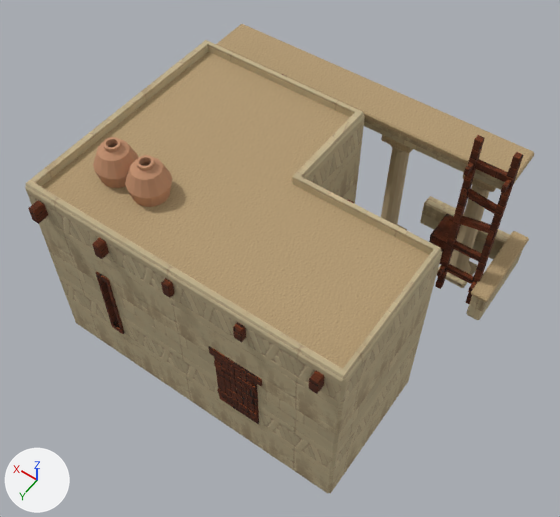
One commit to the glTF model art/source/architecture/house-colonnade.glb: the scene before it, then after it.
One viewpoint serves both versions: a camera (50 mm lens) standing at (-4.57, 6.34, 11.22) and looking at (-0.19, 0.2, 1.58). Lighting does not change. The marker at lower left points along +X, +Y and +Z. The picture after the commit comes second. Vertices at exactly the same position are counted once.

In view in the first picture: 'house-colonnade|3dtextures-aged-wood', 'house-colonnade|3dtextures-dressed-limestone', 'house-colonnade|3dtextures-limestone-coping', 'house-colonnade|fired-clay'.
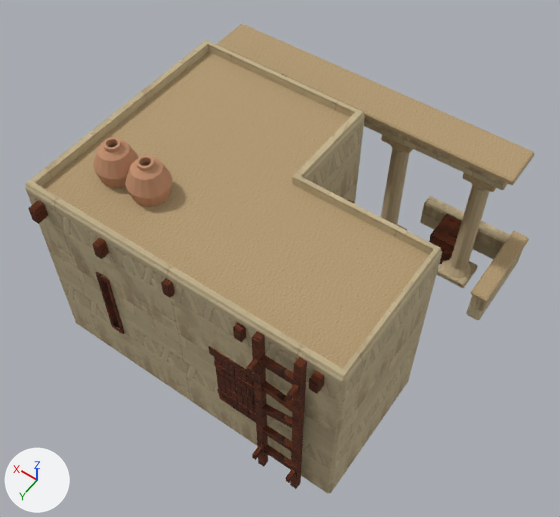
Boxes [x1, y1, x2, y2] around the edits, measured in the pictures (560 x 517 px; the box of a moved part takes in the faces that stretch with it):
'house-colonnade|3dtextures-aged-wood', reshaped (9% narrower, 19% taller): before [28, 74, 523, 424]; after [28, 74, 479, 489]
part 1 of me_building_003_mesh_022, moved or reshaped: before [475, 159, 508, 182]; after [260, 355, 293, 385]
part 2 of me_building_003_mesh_022, moved or reshaped: before [452, 241, 481, 262]; after [263, 425, 292, 451]
part 3 of me_building_003_mesh_022, moved or reshaped: before [446, 264, 474, 284]; after [264, 444, 291, 470]
part 4 of me_building_003_mesh_022, moved or reshaped: before [466, 152, 523, 304]; after [290, 357, 307, 489]
part 5 of me_building_003_mesh_022, moved or reshaped: before [435, 135, 485, 289]; after [252, 331, 268, 467]
part 6 of me_building_003_mesh_022, moved or reshaped: before [464, 162, 474, 176]; after [246, 358, 258, 375]
part 7 of me_building_003_mesh_022, moved or reshaped: before [501, 179, 511, 193]; after [287, 384, 299, 401]
part 8 of me_building_003_mesh_022, moved or reshaped: before [437, 265, 445, 277]; after [252, 446, 262, 460]
part 9 of me_building_003_mesh_022, moved or reshaped: before [468, 281, 477, 293]; after [286, 469, 296, 483]
part 10 of me_building_003_mesh_022, moved or reshaped: before [466, 189, 497, 214]; after [261, 381, 293, 412]
part 11 of me_building_003_mesh_022, moved or reshaped: before [459, 216, 491, 233]; after [262, 404, 292, 428]

The change in detail:
me_building_003_mesh_022 is used by ob_house_colonnade_3dtextures_aged_wood; location (0.0, 0.0, 0.0).
me_building_003_mesh_022 had 1844 vertices, 3266 faces and spanned x -2.79..2.65, y -3.01..2.58, z 0.0..3.57.
me_building_003_mesh_022 now has 1844 vertices, 3266 faces and spans x -2.38..2.65, y -3.01..2.77, z 0.0..3.57.
me_building_003_mesh_022 part 1: the loose piece of 8 vertices spanning x -2.69..-2.19, y -1.98..-1.9, z 3.04..3.16 is moved by (0.59, 4.49, 0.0).
me_building_003_mesh_022 part 2: the loose piece of 8 vertices spanning x -2.69..-2.19, y -1.98..-1.9, z 1.16..1.28 is moved by (0.59, 4.49, 0.0).
me_building_003_mesh_022 part 3: the loose piece of 8 vertices spanning x -2.69..-2.19, y -1.98..-1.9, z 0.53..0.66 is moved by (0.59, 4.49, 0.0).
me_building_003_mesh_022 part 4: the loose piece of 8 vertices spanning x -2.79..-2.69, y -2.0..-1.88, z 0.02..3.57 is moved by (0.59, 4.49, 0.0).
me_building_003_mesh_022 part 5: the loose piece of 8 vertices spanning x -2.19..-2.09, y -1.99..-1.88, z 0.02..3.57 is moved by (0.59, 4.49, 0.0).
me_building_003_mesh_022 part 6: the loose piece of 8 vertices spanning x -2.17..-2.11, y -1.88..-1.73, z 3.01..3.13 is moved by (0.59, 4.49, 0.0).
me_building_003_mesh_022 part 7: the loose piece of 8 vertices spanning x -2.77..-2.71, y -1.88..-1.73, z 3.01..3.13 is moved by (0.59, 4.49, 0.0).
me_building_003_mesh_022 part 8: the loose piece of 8 vertices spanning x -2.17..-2.11, y -1.88..-1.73, z 0.53..0.66 is moved by (0.59, 4.49, 0.0).
me_building_003_mesh_022 part 9: the loose piece of 8 vertices spanning x -2.77..-2.71, y -1.88..-1.73, z 0.53..0.66 is moved by (0.59, 4.49, 0.0).
me_building_003_mesh_022 part 10: the loose piece of 8 vertices spanning x -2.69..-2.19, y -1.98..-1.9, z 2.34..2.54 is moved by (0.59, 4.49, 0.0).
me_building_003_mesh_022 part 11: the loose piece of 8 vertices spanning x -2.69..-2.19, y -1.98..-1.9, z 1.79..2.01 is moved by (0.59, 4.49, 0.0).
